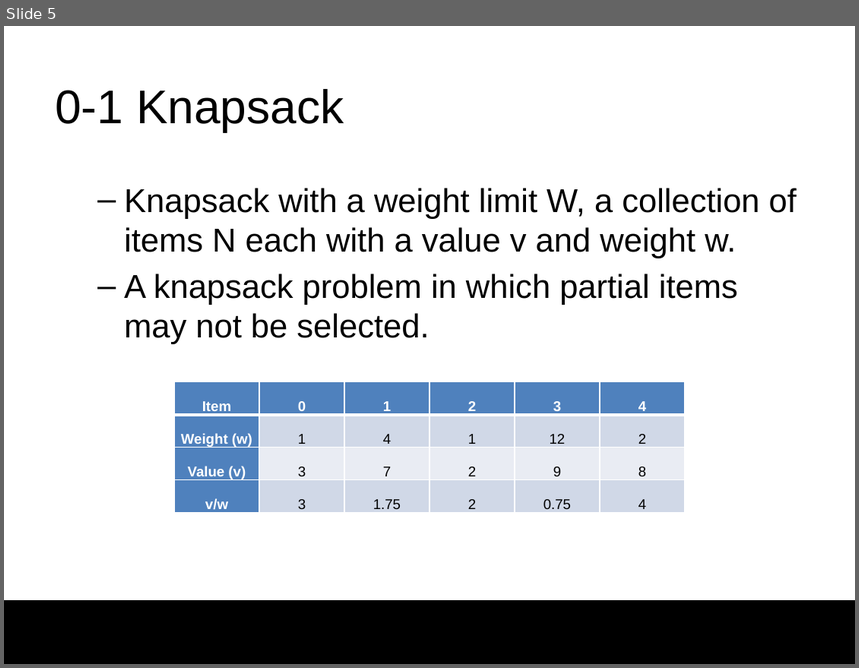
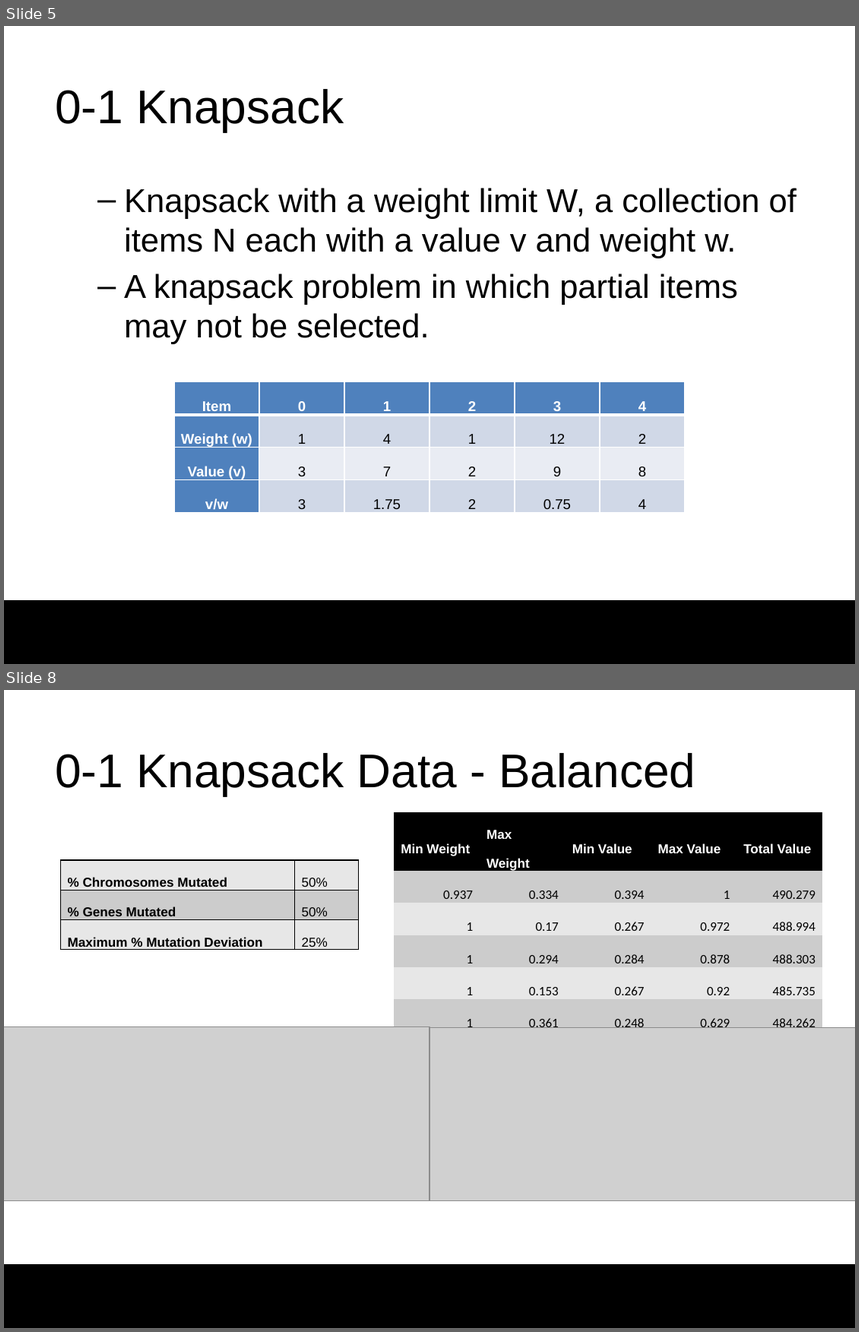
Before and after one commit to darrare/MS-Thesis, a slide deck: Documentation/Presentation.pptx. Shown one above the other, each under a label of ours: slide 5 before the commit, slides 5 and 8 after it; the slides between them are not shown. The pictures are 859x668 and 859x1332 pixels, drawn with LibreOffice and Linux fonts; fonts in the diff are those of the drawing; grey boxes stand for pictures; background and template pictures are left out. Boxes give left, top, right and bottom in pixels: in the first picture for what was removed or moved away, otherwise in the second. Text is boxed around its words. In the diff, an @@ line names an element or a change of style, - is before the commit and + after.

```diff
--- a/Documentation/Presentation.pptx
+++ b/Documentation/Presentation.pptx
@@ slide 8 added at bbox=[4, 690, 855, 1328], background #FFFFFF; not listed: 1 template element that a slide beside it also shows @@
@@ title added at bbox=[55, 753, 696, 796], 40 pt, text #000000 @@
+0-1 Knapsack Data - Balanced
@@ table added at bbox=[394, 812, 824, 1031], 6 rows, 5 columns @@
+Min Weight | Max Weight | Min Value | Max Value | Total Value
+0.937 | 0.334 | 0.394 | 1 | 490.279
+1 | 0.17 | 0.267 | 0.972 | 488.994
+1 | 0.294 | 0.284 | 0.878 | 488.303
+1 | 0.153 | 0.267 | 0.92 | 485.735
+1 | 0.361 | 0.248 | 0.629 | 484.262
@@ table added at bbox=[61, 860, 359, 957], 3 rows, 2 columns @@
+% Chromosomes Mutated | 50%
+% Genes Mutated | 50%
+Maximum % Mutation Deviation | 25%
@@ picture added at bbox=[4, 1027, 430, 1201] @@
@@ picture added at bbox=[430, 1028, 855, 1201] @@
```
Also in this commit, not shown: 2 slides changed, 10 other slides added.
